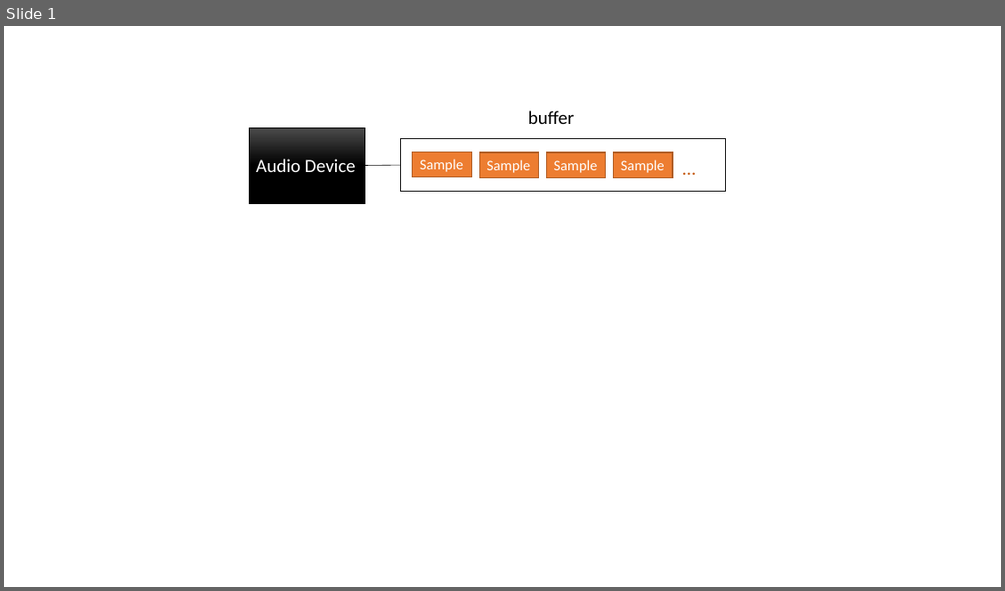
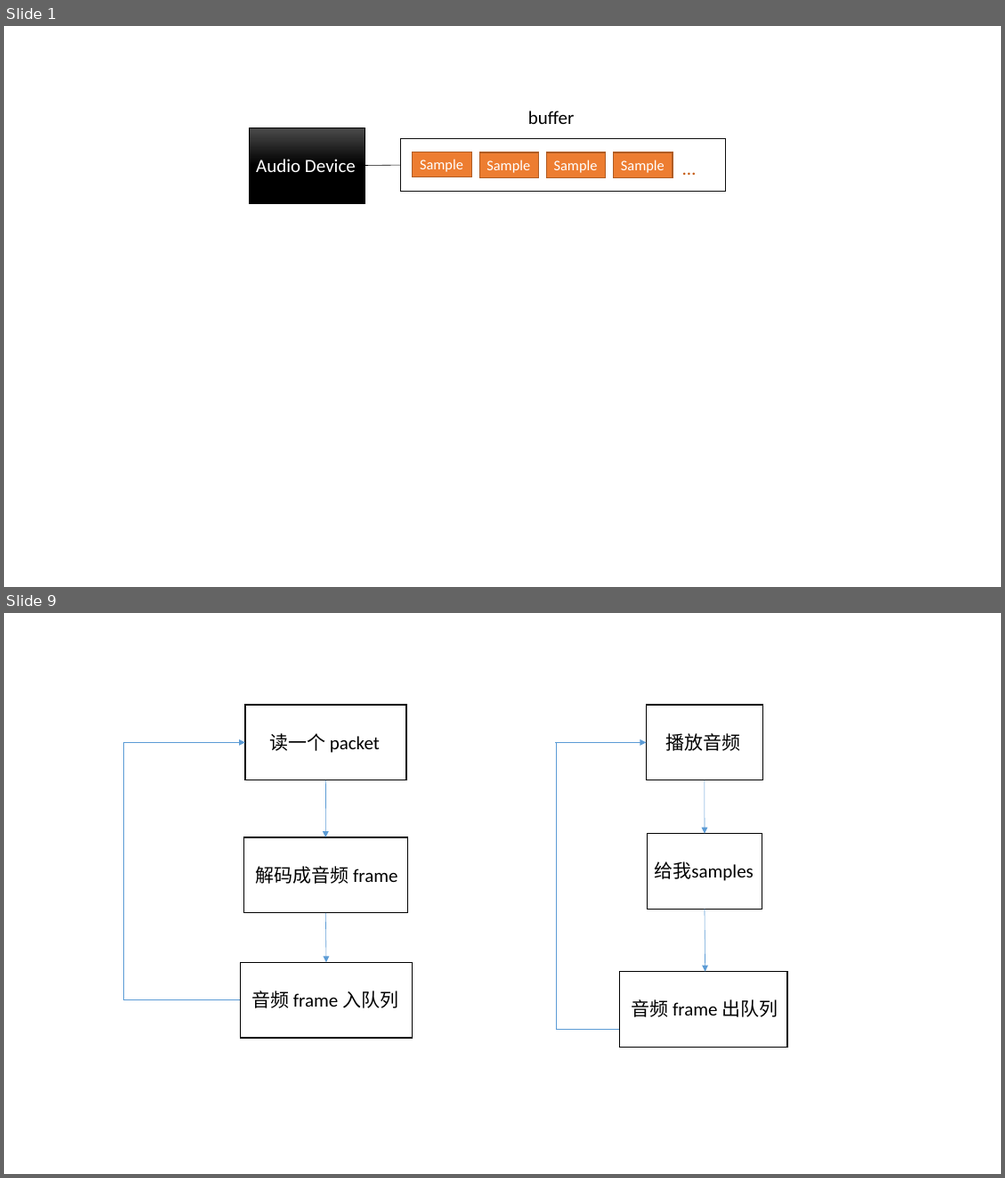
Before and after one commit to shileiz/notes, a slide deck: FFmpeg/slides/SDL-AUDIO.pptx. Shown one above the other, each under a label of ours: slide 1 before the commit, slides 1 and 9 after it; the slides between them are not shown. The pictures are 1005x591 and 1005x1178 pixels, drawn with LibreOffice and Linux fonts; fonts in the diff are those of the drawing. Boxes give left, top, right and bottom in pixels: in the first picture for what was removed or moved away, otherwise in the second. Text is boxed around its words. In the diff, an @@ line names an element or a change of style, - is before the commit and + after.

```diff
--- a/FFmpeg/slides/SDL-AUDIO.pptx
+++ b/FFmpeg/slides/SDL-AUDIO.pptx
@@ slide 9 added at (4,613,1001,1174), background #FFFFFF @@
@@ rectangle added at (245,705,407,780), fill #FFFFFF, outline #000000 1 pt, 18 pt, text #000000 @@
+读一个 packet
@@ rectangle added at (647,705,763,780), fill #FFFFFF, outline #000000 1 pt, 18 pt, text #000000 @@
+播放音频
@@ elbow arrow added from (123, 999) to (245, 742), #5B9BD5 0.5 pt @@
@@ arrow added from (555, 742) to (647, 742), #5B9BD5 0.5 pt @@
@@ line added from (556, 742) to (556, 1029), #5B9BD5 0.5 pt @@
@@ arrow added from (325, 780) to (325, 837), #5B9BD5 0.5 pt @@
@@ arrow added from (704, 780) to (704, 834), #5B9BD5 0.5 pt @@
@@ rectangle added at (244,837,408,913), fill #FFFFFF, outline #000000 1 pt, 18 pt, text #000000 @@
+解码成音频 frame
@@ rectangle added at (647,834,762,909), fill #FFFFFF, outline #000000 1 pt, 18 pt, text #000000 @@
+给我samples
@@ arrow added from (325, 913) to (326, 962), #5B9BD5 0.5 pt @@
@@ arrow added from (704, 909) to (705, 971), #5B9BD5 0.5 pt @@
@@ rectangle added at (241,962,413,1038), fill #FFFFFF, outline #000000 1 pt, 18 pt, text #000000 @@
+音频 frame 入队列
@@ rectangle added at (619,971,788,1046), fill #FFFFFF, outline #000000 1 pt, 18 pt, text #000000 @@
+音频 frame 出队列
@@ line added from (123, 999) to (241, 999), #5B9BD5 0.5 pt @@
@@ line added from (556, 1029) to (647, 1029), #5B9BD5 0.5 pt @@
```
Also in this commit, not shown: 4 slides changed, 3 other slides added, 1 other file.
